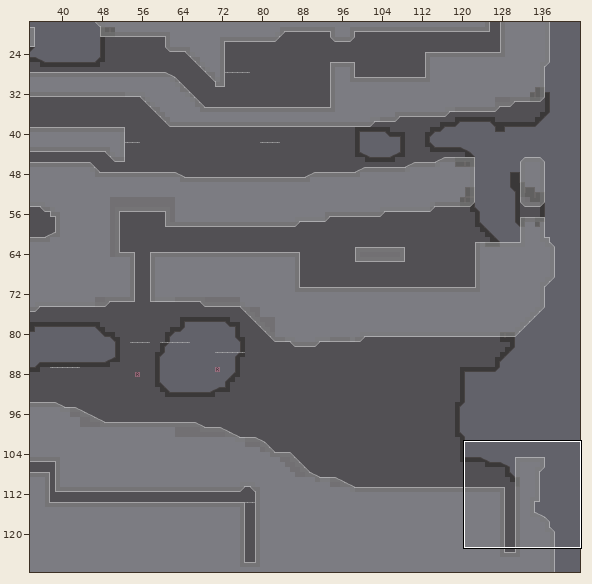
Two versions of a level (Tiled map, Symfora/Content/lev/c4m0a.tmx). Above, an overview of the earlier version with the close-up marked.
Close-up. Before the edit:
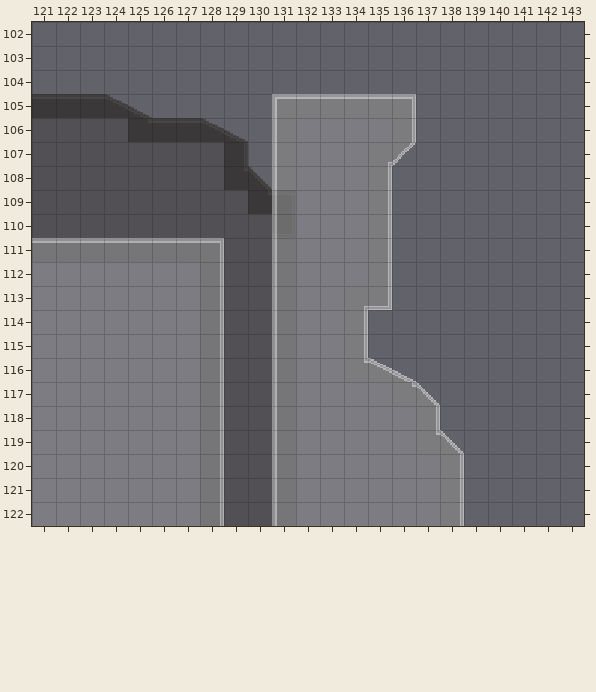
Cells are 16x16 px. Shown: x 121..143, y 102..122.
The same view after the edit:
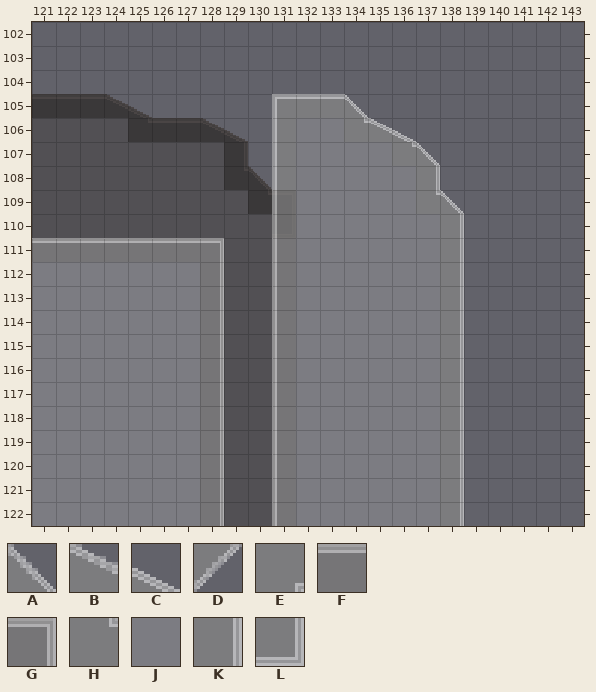
Key: from "devSet": A 10, B 13, C 14, D 17, E 58, F 61, G 62, H 67, J 70, K 71, L 80.
_ is an empty cell.
See-through tiles are keyed as they look on the map.
Edits made:
Layer "collision":
y 105: x 134..136 FFG -> A__
y 106: x 134..136 JJK -> HBC
y 107: x 135..137 ED_ -> JHA
y 108: x 135..137 K__ -> JJK
y 109: x 135..138 K___ -> JJHA
y 110..112: x 135..138 K___ -> JJJK
y 113: x 134..138 EL___ -> JJJJK
y 114..115: x 134..138 K____ -> JJJJK
y 116: x 134..138 HBC__ -> JJJJK
y 117: x 136..138 HA_ -> JJK
y 118: x 137..138 K_ -> JK
y 119: x 137..138 HA -> JK
